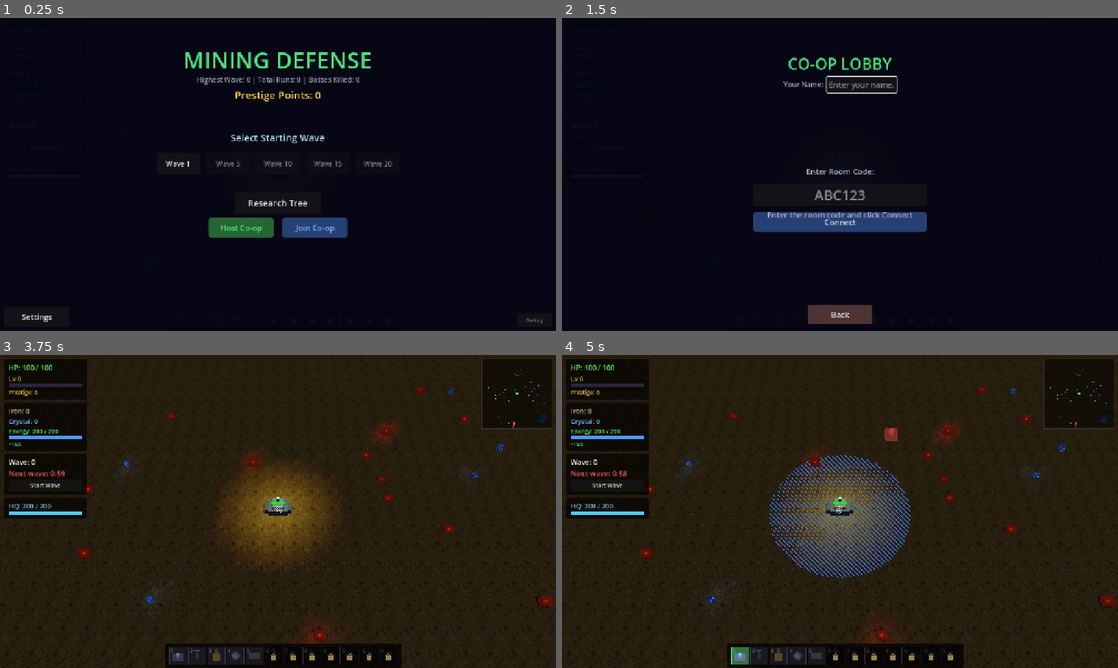
Above: before the commit, frames 1-4 (two rows, left to right).
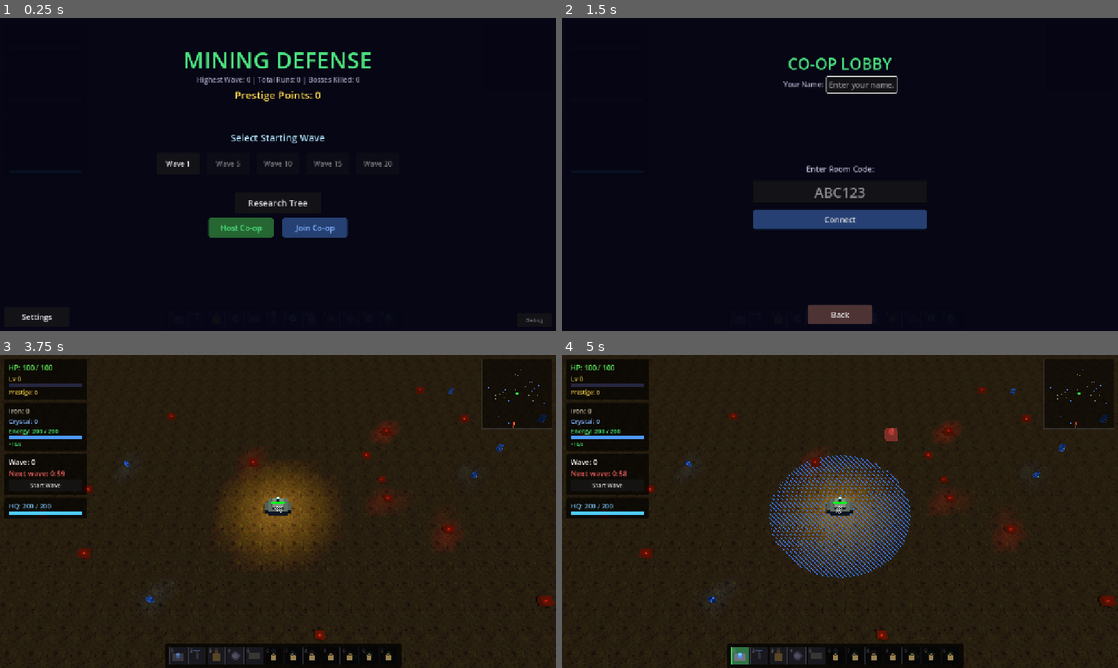
Above: after the commit, the same moments.

Repository: RubenTipparach/godot-sandbox
Game: Godot game, scene res://scenes/main.tscn
The game is run twice, just before and just after one commit, with the same random seed, the same clock (stepped at 60 frames per second) and the same inputs.
Inputs (mouse positions are in pixels of both pictures, inside the frame that each line leads up to):
- Up to frame 1 (0.25 s): no input
- Up to frame 2 (1.5 s): click "Join Co-op" at 0.5 s; click (606, 149) at 1.25 s, where only the run before the commit has a clickable "Start Wave"
- Up to frame 3 (3.75 s): click (44, 486) at 2 s, where only the run before the commit has a clickable "Start Wave"; click "Back" at 2.75 s; click "Wave 1" at 3.5 s
- Up to frame 4 (5 s): tap Enter at 4.25 s; drag from (739, 655) to (895, 442) at 4.27 s

The runs differ from the first frame. In frame 2, 1.3% of the frame differs, in the area x 34-66%, y 47-69%; in frame 3, 0.3%; in frame 4, 0.3%.

Commit message:
fixing lobby

Diff:
--- a/godot-sandbox/scripts/hud.gd
+++ b/godot-sandbox/scripts/hud.gd
@@ -89,6 +89,10 @@
 var auto_aim_btn: Button = null
 var _settings_from_pause: bool = false  # Track where settings was opened from
 var start_wave_btn: Button = null
+var loading_panel: Control = null
+var loading_bar_fill: ColorRect = null
+var loading_label: Label = null
+var _loading_step: int = -1
 
 const UPGRADE_DATA = {
 	"chain_lightning": {"name": "Chain Lightning", "color": Color(0.3, 0.7, 1.0), "max": 5},
@@ -360,6 +364,7 @@
 	_build_lobby_panel(root)
 	_build_building_tooltip(root)
 	_build_building_info_panel(root)
+	_build_loading_panel(root)
 
 	# Detect mobile and add virtual controls
 	is_mobile = _detect_mobile()
@@ -951,6 +956,13 @@
 	lobby_code_label.horizontal_alignment = HORIZONTAL_ALIGNMENT_CENTER
 	lobby_host_section.add_child(lobby_code_label)
 
+	var lobby_copy_btn = Button.new()
+	lobby_copy_btn.text = "Copy Code"
+	lobby_copy_btn.custom_minimum_size = Vector2(140, 32)
+	lobby_copy_btn.add_theme_font_size_override("font_size", 14)
+	lobby_copy_btn.pressed.connect(_on_copy_lobby_code)
+	lobby_host_section.add_child(lobby_copy_btn)
+
 	var share_hint = Label.new()
 	share_hint.text = "Share this code with your friends"
 	share_hint.add_theme_font_size_override("font_size", 14)
@@ -961,10 +973,10 @@
 	# Client section - code input
 	lobby_client_section = VBoxContainer.new()
 	lobby_client_section.set_anchors_preset(Control.PRESET_CENTER)
-	lobby_client_section.offset_top = -20
+	lobby_client_section.offset_top = -40
 	lobby_client_section.offset_left = -200
 	lobby_client_section.offset_right = 200
-	lobby_client_section.offset_bottom = 100
+	lobby_client_section.offset_bottom = 140
 	lobby_client_section.alignment = BoxContainer.ALIGNMENT_CENTER
 	lobby_client_section.add_theme_constant_override("separation", 14)
 	lobby_client_section.visible = false
@@ -1109,6 +1121,61 @@
 	recycle_btn.add_theme_color_override("font_color", Color(1.0, 0.6, 0.2))
 	recycle_btn.pressed.connect(_on_recycle_pressed)
 	btn_row.add_child(recycle_btn)
+
+
+func _build_loading_panel(root: Control):
+	loading_panel = Control.new()
+	loading_panel.set_anchors_preset(Control.PRESET_FULL_RECT)
+	loading_panel.visible = false
+	loading_panel.process_mode = Node.PROCESS_MODE_ALWAYS
+	root.add_child(loading_panel)
+
+	# Dark background overlay
+	var bg = ColorRect.new()
+	bg.set_anchors_preset(Control.PRESET_FULL_RECT)
+	bg.color = Color(0.08, 0.07, 0.06, 0.95)
+	loading_panel.add_child(bg)
+
+	# Centered container
+	var center = VBoxContainer.new()
+	center.set_anchors_preset(Control.PRESET_CENTER)
+	center.offset_left = -150
+	center.offset_right = 150
+	center.offset_top = -40
+	center.offset_bottom = 40
+	center.add_theme_constant_override("separation", 12)
+	loading_panel.add_child(center)
+
+	loading_label = Label.new()
+	loading_label.text = "Loading..."
+	loading_label.add_theme_font_size_override("font_size", 18)
+	loading_label.add_theme_color_override("font_color", Color(0.9, 0.85, 0.7))
+	loading_label.horizontal_alignment = HORIZONTAL_ALIGNMENT_CENTER
+	center.add_child(loading_label)
+
+	# Bar background
+	var bar_bg = ColorRect.new()
+	bar_bg.custom_minimum_size = Vector2(300, 16)
+	bar_bg.color = Color(0.15, 0.15, 0.2)
+	center.add_child(bar_bg)
+
+	loading_bar_fill = ColorRect.new()
+	loading_bar_fill.color = Color(0.3, 0.7, 1.0)
+	loading_bar_fill.position = Vector2.ZERO
+	loading_bar_fill.size = Vector2(0, 16)
+	bar_bg.add_child(loading_bar_fill)
+
+
+func show_loading(text: String, progress: float):
+	if loading_panel:
+		loading_panel.visible = true
+		loading_label.text = text
+		loading_bar_fill.size.x = 300.0 * clampf(progress, 0.0, 1.0)
+
+
+func hide_loading():
+	if loading_panel:
+		loading_panel.visible = false
 
 
 func _detect_mobile() -> bool:
@@ -1307,6 +1374,17 @@
 		auto_aim_btn.text = "Auto Aim: OFF" if auto_aim_btn.text == "Auto Aim: ON" else "Auto Aim: ON"
 		return
 	auto_aim_btn.text = "Auto Aim: ON" if player.auto_aim else "Auto Aim: OFF"
+
+
+func _on_copy_lobby_code():
+	var code = lobby_code_label.text
+	if code != "------" and code != "...":
+		DisplayServer.clipboard_set(code)
+		lobby_code_label.text = "Copied!"
+		get_tree().create_timer(1.5).timeout.connect(func():
+			if is_instance_valid(lobby_code_label):
+				lobby_code_label.text = code
+		)
 
 
 func _on_copy_room_code():
@@ -2231,7 +2309,7 @@
 	lobby_client_section.visible = true
 	lobby_start_btn.visible = false
 	lobby_code_input.text = ""
-	lobby_status_label.text = "Enter the room code and click Connect"
+	lobby_status_label.text = ""
 	lobby_status_label.add_theme_color_override("font_color", Color(0.7, 0.7, 0.8))
 	_connect_network_signals()
 	if lobby_name_input.text.strip_edges() == "":
--- a/godot-sandbox/scripts/main.gd
+++ b/godot-sandbox/scripts/main.gd
@@ -4,6 +4,8 @@
 
 # 3D scene nodes
 var camera_3d: Camera3D
+var _ground_mesh: MeshInstance3D
+var _dir_light: DirectionalLight3D
 var game_viewport: SubViewport
 var game_sprite: Sprite3D
 var game_world_2d: Node2D
@@ -69,6 +71,7 @@
 var wave_active: bool = false
 var is_first_wave: bool = true  # Extra prep time on first wave of each run
 var game_over: bool = false
+var world_visible: bool = false  # False until game starts (menu shows clean background)
 var resource_regen_timer: float = CFG.resource_regen_interval
 var powerup_timer: float = 10.0
 var pending_upgrades: int = 0
@@ -215,7 +218,7 @@
 
 
 func _create_world():
-	# --- 3D Environment ---
+	# --- 3D Environment (menu background) ---
 	var env_node = WorldEnvironment.new()
 	var env = Environment.new()
 	env.background_mode = Environment.BG_COLOR
@@ -225,22 +228,39 @@
 	env_node.environment = env
 	add_child(env_node)
 
-	var light = DirectionalLight3D.new()
-	light.rotation_degrees = Vector3(-60, 30, 0)
-	light.light_energy = CFG.directional_light_energy
-	light.shadow_enabled = true
-	light.directional_shadow_max_distance = 1500.0
-	add_child(light)
-
-	# --- 3D Camera ---
+	# --- 3D Camera (menu background) ---
 	camera_3d = Camera3D.new()
 	camera_3d.fov = 50
 	camera_3d.position = Vector3(0, 600, 350)
 	camera_3d.rotation_degrees = Vector3(-60, 0, 0)
 	add_child(camera_3d)
 
-	# --- Ground plane with dirt/grass (subdivided for gouraud-style vertex lighting) ---
-	var ground = MeshInstance3D.new()
+	# --- HUD (needed for menus/lobby — no gameplay objects created yet) ---
+	var hud_scene = preload("res://scenes/hud.tscn")
+	hud_node = hud_scene.instantiate()
+	add_child(hud_node)
+	hud_node.upgrade_chosen.connect(_on_upgrade_chosen)
+	hud_node.game_started.connect(_on_game_started)
+
+
+func _init_game_world():
+	# Called when the game actually starts (host clicks Play / player clicks wave).
+	# Creates all gameplay objects, pools, shaders, etc. with loading progress.
+
+	# Step 1: Lighting & ground
+	if is_instance_valid(hud_node):
+		hud_node.show_loading("Creating world...", 0.0)
+	await get_tree().process_frame
+
+	_dir_light = DirectionalLight3D.new()
+	_dir_light.rotation_degrees = Vector3(-60, 30, 0)
+	_dir_light.light_energy = CFG.directional_light_energy
+	_dir_light.shadow_enabled = true
+	_dir_light.directional_shadow_max_distance = 1500.0
+	add_child(_dir_light)
+
+	_ground_mesh = MeshInstance3D.new()
+	var ground = _ground_mesh
 	var plane_mesh = PlaneMesh.new()
 	plane_mesh.size = Vector2(2400, 2400)
 	plane_mesh.subdivide_width = 60
@@ -255,7 +275,11 @@
 	ground.material_override = mat
 	add_child(ground)
 
-	# --- SubViewport for 2D game world ---
+	# Step 2: Game viewport & entities
+	if is_instance_valid(hud_node):
+		hud_node.show_loading("Setting up entities...", 0.15)
+	await get_tree().process_frame
+
 	game_viewport = SubViewport.new()
 	game_viewport.transparent_bg = true
 	game_viewport.size = Vector2i(2048, 2048)
@@ -319,19 +343,23 @@
 	aliens_node.y_sort_enabled = true
 	game_world_2d.add_child(aliens_node)
 
-	# --- Sprite3D to display SubViewport on ground plane ---
+	# Sprite3D to display SubViewport on ground plane
 	game_sprite = Sprite3D.new()
 	game_sprite.texture = game_viewport.get_texture()
 	game_sprite.pixel_size = 1.0
 	game_sprite.rotation_degrees = Vector3(-90, 0, 0)
 	game_sprite.position = Vector3(0, 0.1, 0)
 	game_sprite.billboard = BaseMaterial3D.BILLBOARD_DISABLED
-	game_sprite.shaded = false  # Unlit — text, lasers, bullets not affected by 3D lighting
+	game_sprite.shaded = false
 	game_sprite.transparent = true
 	game_sprite.alpha_cut = SpriteBase3D.ALPHA_CUT_OPAQUE_PREPASS
 	add_child(game_sprite)
 
-	# --- Pre-warm shaders (force GPU compilation at startup, not mid-game) ---
+	# Step 3: Compile shaders
+	if is_instance_valid(hud_node):
+		hud_node.show_loading("Compiling shaders...", 0.35)
+	await get_tree().process_frame
+
 	_laser_shader = Shader.new()
 	_laser_shader.code = """
 shader_type spatial;
@@ -398,7 +426,6 @@
 	RIM_TINT = 0.3;
 }
 """
-	# --- Energy merged-disc projection shader (union of circles on a single plane) ---
 	_energy_proj_shader = Shader.new()
 	_energy_proj_shader.code = """
 shader_type spatial;
@@ -442,10 +469,9 @@
 	_energy_proj_mesh.visible = false
 	add_child(_energy_proj_mesh)
 
-	# --- Nuke explosion ring (reuses AoE shader, scaled dynamically) ---
 	_nuke_ring_mesh = MeshInstance3D.new()
 	var nuke_plane = PlaneMesh.new()
-	nuke_plane.size = Vector2(2, 2)  # Unit size, scaled via transform
+	nuke_plane.size = Vector2(2, 2)
 	_nuke_ring_mesh.mesh = nuke_plane
 	_nuke_ring_mesh.cast_shadow = GeometryInstance3D.SHADOW_CASTING_SETTING_OFF
 	_nuke_ring_mat = ShaderMaterial.new()
@@ -465,7 +491,6 @@
 	_nuke_flash_light.visible = false
 	add_child(_nuke_flash_light)
 
-	# --- Occlusion dither shader (AoE2-style see-through for units behind buildings) ---
 	_dither_occlude_shader = Shader.new()
 	_dither_occlude_shader.code = """
 shader_type spatial;
@@ -493,7 +518,7 @@
 	_flash_white_mat.shading_mode = BaseMaterial3D.SHADING_MODE_UNSHADED
 	_flash_white_mat.next_pass = _dither_occlude_mat
 
-	# Tiny invisible meshes that force GPU shader compilation during loading
+	# Tiny invisible meshes that force GPU shader compilation
 	for shader in [_laser_shader, _aoe_shader, _crystal_shader, _energy_proj_shader, _dither_occlude_shader]:
 		var warmup = MeshInstance3D.new()
 		var cm = CylinderMesh.new()
@@ -508,7 +533,11 @@
 		warmup.cast_shadow = GeometryInstance3D.SHADOW_CASTING_SETTING_OFF
 		add_child(warmup)
 
-	# --- Pre-create laser beam pool (zero allocation when mining starts) ---
+	# Step 4: Create object pools
+	if is_instance_valid(hud_node):
+		hud_node.show_loading("Creating object pools...", 0.6)
+	await get_tree().process_frame
+
 	for i in range(LASER_POOL_SIZE):
 		var e = {}
 		var laser_light = OmniLight3D.new()
@@ -523,7 +552,6 @@
 		beam_group.visible = false
 		add_child(beam_group)
 		e["group"] = beam_group
-		# Outer glow cylinder (unit height, scaled via transform)
 		var mi_outer = MeshInstance3D.new()
 		var cm_outer = CylinderMesh.new()
 		cm_outer.top_radius = 2.0
@@ -540,7 +568,6 @@
 		beam_group.add_child(mi_outer)
 		e["outer_mi"] = mi_outer
 		e["outer_mat"] = outer_mat
-		# Inner core cylinder (unit height)
 		var mi_inner = MeshInstance3D.new()
 		var cm_inner = CylinderMesh.new()
 		cm_inner.top_radius = 0.6
@@ -557,7 +584,6 @@
 		beam_group.add_child(mi_inner)
 		e["inner_mi"] = mi_inner
 		e["inner_mat"] = inner_mat
-		# Impact sparks
 		var sparks = GPUParticles3D.new()
 		sparks.amount = 12
 		sparks.lifetime = 0.4
@@ -585,7 +611,6 @@
 		e["active"] = false
 		_laser_pool.append(e)
 
-	# --- Lightning bolt pool (thin cylinders, no sparks) ---
 	for i in range(LIGHTNING_POOL_SIZE):
 		var le = {}
 		var bolt_group = Node3D.new()
@@ -621,7 +646,11 @@
 		le["active"] = false
 		_lightning_pool.append(le)
 
-	# --- Pylon wire materials (cached, two states) ---
+	# Step 5: Materials & overlays
+	if is_instance_valid(hud_node):
+		hud_node.show_loading("Preparing materials...", 0.85)
+	await get_tree().process_frame
+
 	_wire_mat_powered = StandardMaterial3D.new()
 	_wire_mat_powered.shading_mode = BaseMaterial3D.SHADING_MODE_UNSHADED
 	_wire_mat_powered.albedo_color = Color(0.3, 0.7, 1.0)
@@ -635,21 +664,22 @@
 	_wire_mat_unpowered.emission = Color(0.2, 0.2, 0.2)
 	_wire_mat_unpowered.emission_energy_multiplier = 0.2
 
-	# --- HP bar overlay (screen-space, below HUD) ---
 	hp_bar_layer = CanvasLayer.new()
-	hp_bar_layer.layer = 1  # Below HUD which is usually layer 2+
+	hp_bar_layer.layer = 1
 	add_child(hp_bar_layer)
 
-	# --- HUD (CanvasLayer, works on any parent) ---
-	var hud_scene = preload("res://scenes/hud.tscn")
-	hud_node = hud_scene.instantiate()
-	add_child(hud_node)
-	hud_node.upgrade_chosen.connect(_on_upgrade_chosen)
-	hud_node.game_started.connect(_on_game_started)
-
-	# Only host spawns initial resources; clients receive them via state sync
+	# Step 6: Spawn resources
+	if is_instance_valid(hud_node):
+		hud_node.show_loading("Spawning resources...", 0.95)
+	await get_tree().process_frame
+
 	if not NetworkManager.is_multiplayer_active() or NetworkManager.is_host():
 		_spawn_resources()
+
+	# Done — mark world as ready
+	world_visible = true
+	if is_instance_valid(hud_node):
+		hud_node.hide_loading()
 
 
 func _spawn_resources():
@@ -678,6 +708,10 @@
 
 func _process(delta):
 	if game_over:
+		return
+
+	# Before game world is created, nothing to process
+	if not world_visible:
 		return
 
 	# When paused (during voting), do network sync + 3D rendering but skip game logic
@@ -2472,6 +2506,8 @@
 func _on_game_started(start_wave: int):
 	starting_wave = start_wave
 	run_prestige = 0
+	# Create all gameplay objects (deferred from _ready to avoid loading during menu)
+	await _init_game_world()
 	# Apply research bonuses
 	if is_instance_valid(player_node):
 		player_node.iron += int(GameData.get_research_bonus("starting_iron"))
@@ -2741,7 +2777,7 @@
 	if is_instance_valid(hud_node):
 		hud_node.start_mp_game()
 	get_tree().paused = false
-	_on_game_started(wave)
+	await _on_game_started(wave)
 	# Spawn other remote players that this client doesn't know about yet
 	var my_id = multiplayer.get_unique_id()
 	for info in all_peers:
